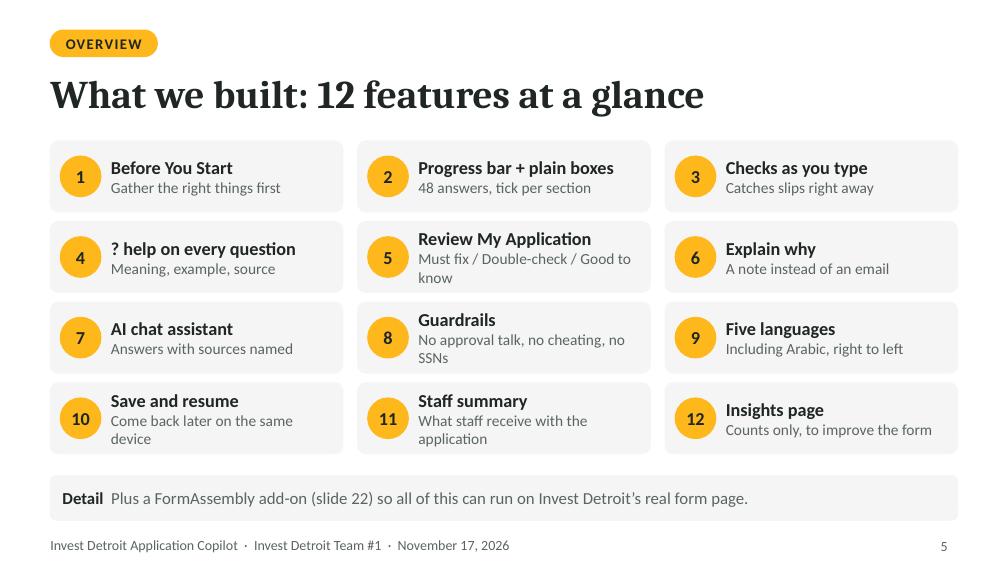
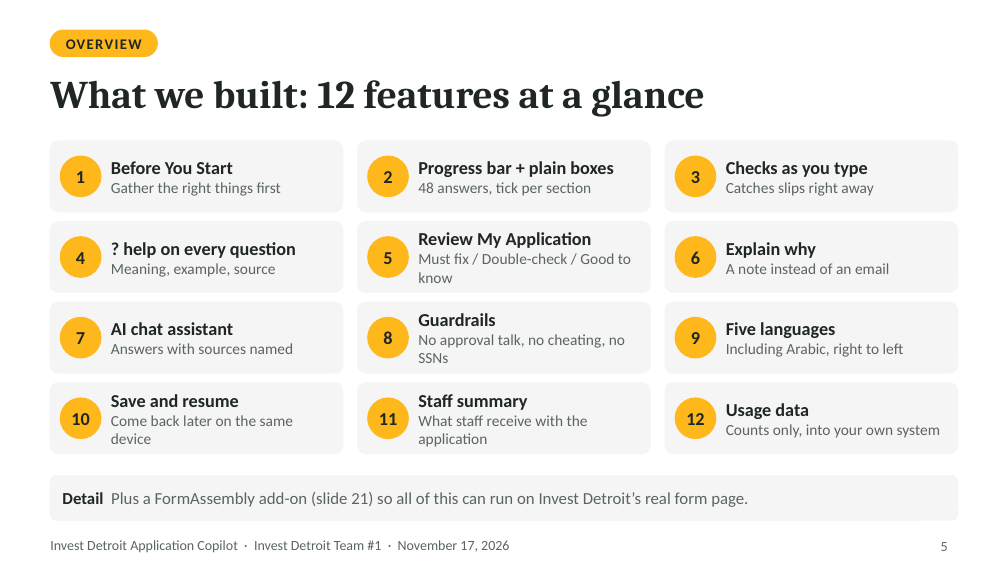
Before and after one commit to ojhnny/invest-detroit-application-copilot, a slide deck: slide 5 of docs/presentation/Invest-Detroit-Copilot-Client-Deck.pptx. Drawn at 1008x567 pixels with LibreOffice and Linux fonts; fonts in the diff are those of the drawing. Boxes give left, top, right and bottom in pixels: in the first picture for what was removed or moved away, otherwise in the second. Text is boxed around its words. In the diff, an @@ line names an element or a change of style, - is before the commit and + after.

```diff
--- a/docs/presentation/Invest-Detroit-Copilot-Client-Deck.pptx
+++ b/docs/presentation/Invest-Detroit-Copilot-Client-Deck.pptx
@@ text at [726, 403, 940, 438]: text changed @@
-Insights page
-Counts only, to improve the form
+Usage data
+Counts only, into your own system
@@ text at [62, 492, 748, 507]: text changed @@
-Detail Plus a FormAssembly add-on (slide 22) so all of this can run on Invest Detroit’s real form page.
+Detail Plus a FormAssembly add-on (slide 21) so all of this can run on Invest Detroit’s real form page.
```
Also in this commit, not shown: 7 other slides changed, 1 slide removed, 25 other files.
